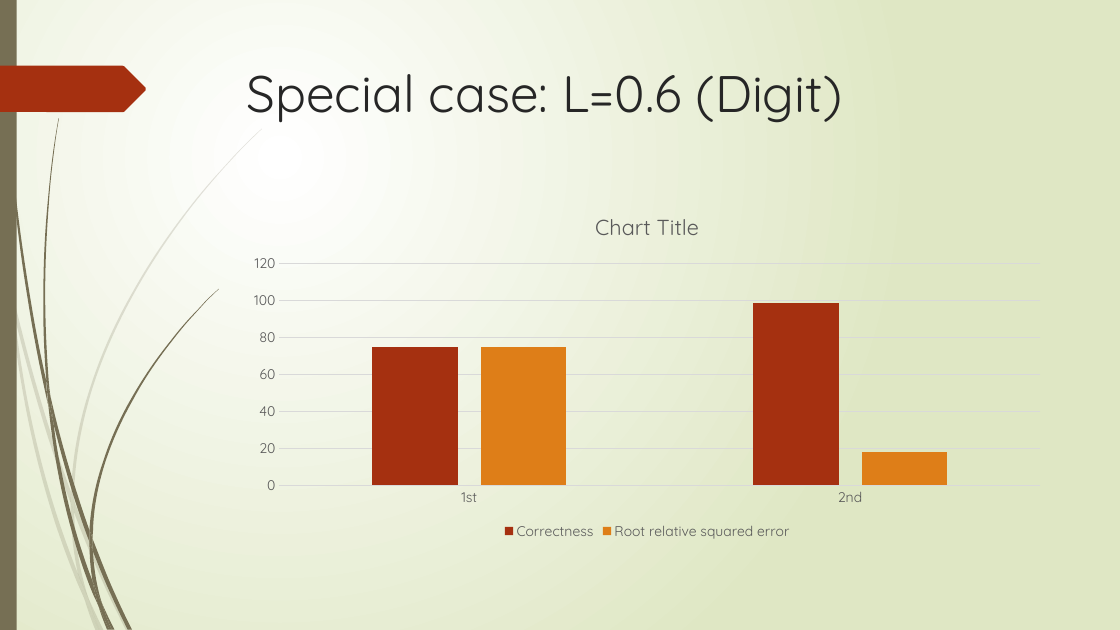
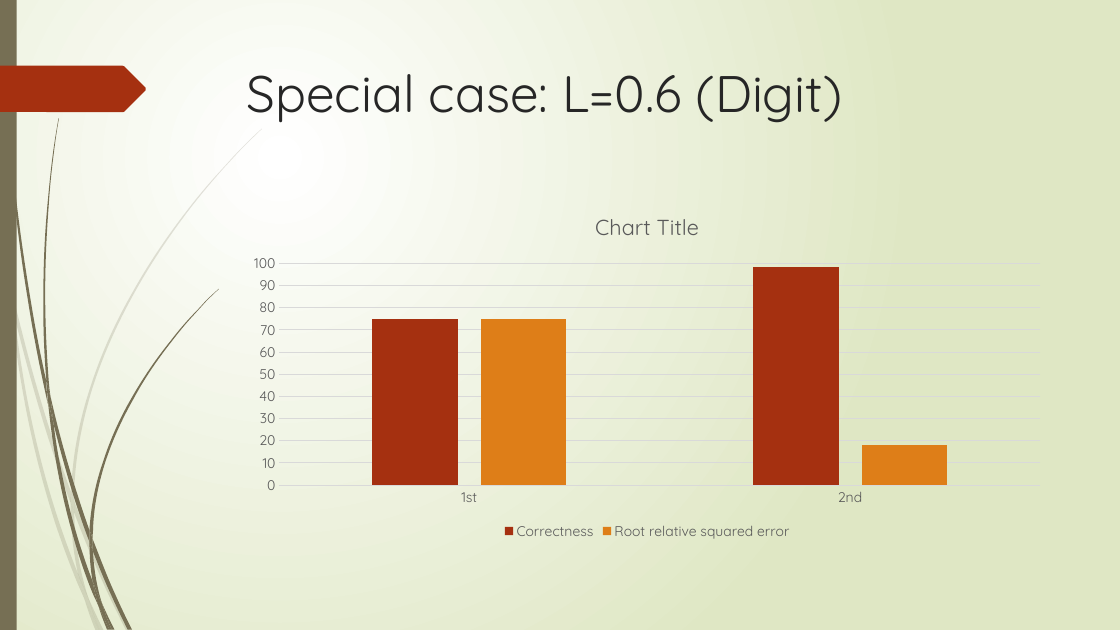
Before and after one commit to XiaokuanOSU/AI2report, a slide deck: slide 14 of PPTGroup10.pptx. Drawn at 1120x630 pixels with LibreOffice and Linux fonts; fonts in the diff are those of the drawing. Boxes give left, top, right and bottom in pixels: in the first picture for what was removed or moved away, otherwise in the second. Text is boxed around its words. In the diff, an @@ line names an element or a change of style, - is before the commit and + after.

```diff
--- a/PPTGroup10.pptx
+++ b/PPTGroup10.pptx
@@ column chart at <box>238,196,1057,543</box> @@
@@ value axis changed @@
```
Also in this commit, not shown: 2 other slides changed, 4 slides added.
